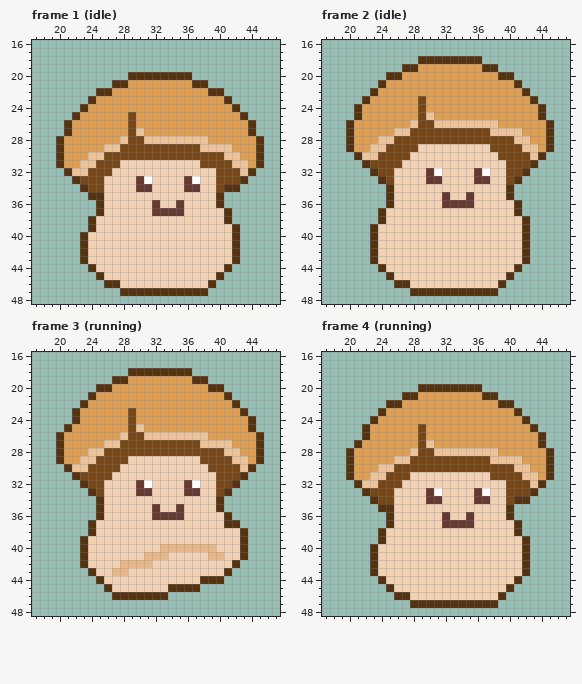
Pixel-art file: Assets/objects/player/.aseprite/mushroom.aseprite. The first picture shows the starting point.
64x64 pixels, 15 frames. Shown: frame 1 (idle): x 17..47, y 16..48; frame 2 (idle): x 17..47, y 16..48; frame 3 (running): x 17..47, y 16..48; frame 4 (running): x 17..47, y 16..48. The commit also changed other frames, which this record leaves out.
After the commit:
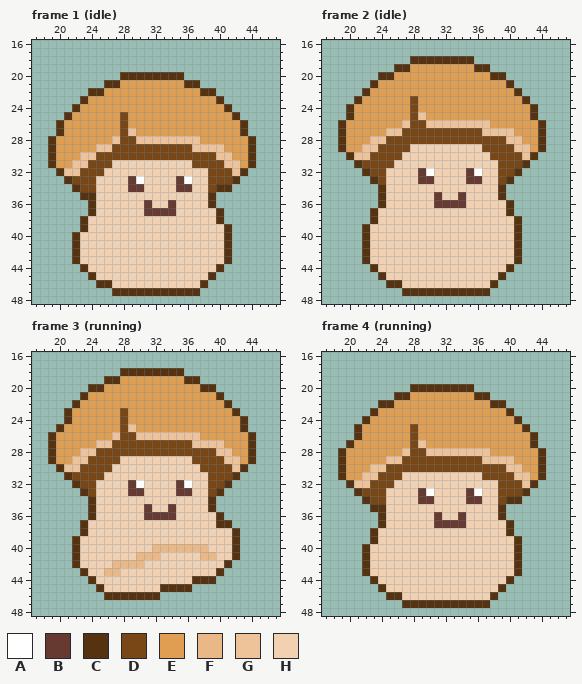
Palette (. is transparent): A #ffffff  B #663931  C #563310  D #794716  E #e09e52  F #e9b886  G #eec39a  H #f1d1b2
Change:
Frame 1 (idle):
y 20: x 28 . -> C; x 36 C -> .
y 21: x 26 . -> C; x 28 C -> E; x 36 E -> C; x 38 C -> .
y 22: x 24 . -> C; x 26 C -> E; x 38 E -> C; x 40 C -> .
y 23: x 23..24 .C -> CE; x 40..41 EC -> C.
y 24: x 22..23 .C -> CE; x 41..42 EC -> C.
y 25: x 21..22 .C -> CE; x 28..29 ED -> DE; x 42..43 EC -> C.
y 26: x 20..21 .C -> CE; x 28..29 ED -> DE; x 43..44 EC -> C.
y 27: x 20..21 .C -> CE; x 28..30 EDG -> DGE; x 43..44 EC -> C.
y 28: x 19..20 .C -> CE; x 27..28 EG -> GD; x 30 D -> G; x 38 G -> E; x 44..45 EC -> C.
y 29: x 19..20 .C -> CE; x 25 E -> G; x 27 G -> D; x 37 D -> G; x 41 G -> E; x 44..45 EC -> C.
y 30: x 19..20 .C -> CE; x 23 E -> G; x 25 G -> D; x 40 D -> G; x 42 G -> E; x 44..45 EC -> C.
y 31: x 19..20 .C -> CE; x 22 E -> G; x 24 G -> D; x 27 D -> H; x 37 H -> D; x 41 D -> G; x 43..45 GEC -> EC.
y 32: x 20..21 .C -> CG; x 23 G -> D; x 26 D -> H; x 39 H -> D; x 42..44 DGC -> GC.
y 33: x 21..22 .C -> CD; x 25 D -> H; x 29..31 HBA -> BAH; x 35..37 HBA -> BAH; x 39 H -> D; x 42..43 DC -> C.
y 34: x 22..23 .C -> CD; x 25 D -> H; x 29 H -> B; x 31 B -> H; x 35 H -> B; x 37 B -> H; x 39..40 HD -> DC; x 42 C -> .
y 35: x 23 . -> C; x 25 C -> H; x 39..40 HC -> C.
y 36: x 24..25 .C -> CH; x 31..32 HB -> BH; x 34..35 HB -> BH; x 39..40 HC -> C.
y 37: x 24..25 .C -> CH; x 31 H -> B; x 35 B -> H; x 40..41 HC -> C.
y 38: x 23..24 .C -> CH; x 40..41 HC -> C.
y 39: x 23..24 .C -> CH; x 41..42 HC -> C.
y 40..43: x 22..23 .C -> CH; x 41..42 HC -> C.
y 44: x 23..24 .C -> CH; x 40..41 HC -> C.
y 45: x 24..25 .C -> CH; x 39..40 HC -> C.
y 46: x 25 . -> C; x 27 C -> H; x 38..39 HC -> C.
y 47: x 27 . -> C; x 38 C -> .
Frame 2 (idle):
y 18: x 28 . -> C; x 36 C -> .
y 19: x 26 . -> C; x 28 C -> E; x 36 E -> C; x 38 C -> .
y 20: x 24 . -> C; x 26 C -> E; x 38 E -> C; x 40 C -> .
y 21: x 23..24 .C -> CE; x 40..41 EC -> C.
y 22: x 22..23 .C -> CE; x 41..42 EC -> C.
y 23: x 21..22 .C -> CE; x 28..29 ED -> DE; x 42..43 EC -> C.
y 24: x 20..21 .C -> CE; x 28..29 ED -> DE; x 43..44 EC -> C.
y 25: x 20..21 .C -> CE; x 28..30 EDG -> DGE; x 43..44 EC -> C.
y 26: x 19..20 .C -> CE; x 27..28 EG -> GD; x 30 D -> G; x 38 G -> E; x 44..45 EC -> C.
y 27: x 19..20 .C -> CE; x 25 E -> G; x 27 G -> D; x 37 D -> G; x 41 G -> E; x 44..45 EC -> C.
y 28: x 19..20 .C -> CE; x 23 E -> G; x 25 G -> D; x 40 D -> G; x 42 G -> E; x 44..45 EC -> C.
y 29: x 19..20 .C -> CE; x 22 E -> G; x 24 G -> D; x 28 D -> H; x 37 H -> D; x 41 D -> G; x 43..45 GEC -> EC.
y 30: x 20..21 .C -> CG; x 23 G -> D; x 27 D -> H; x 38 H -> D; x 42..44 DGC -> GC.
y 31: x 21..22 .C -> CD; x 26 D -> H; x 39 H -> D; x 42..43 DC -> C.
y 32: x 22..23 .C -> CD; x 25 D -> H; x 29..31 HBA -> BAH; x 35..37 HBA -> BAH; x 39 H -> D; x 41..42 DC -> C.
y 33: x 23..25 .CD -> CDH; x 29 H -> B; x 31 B -> H; x 35 H -> B; x 37 B -> H; x 39..41 HDC -> DC.
y 34: x 24..25 .C -> CH; x 39..40 HC -> C.
y 35: x 24..25 .C -> CH; x 31..32 HB -> BH; x 34..35 HB -> BH; x 39..40 HC -> C.
y 36: x 24..25 .C -> CH; x 31 H -> B; x 35 B -> H; x 40..41 HC -> C.
y 37: x 23..24 .C -> CH; x 40..41 HC -> C.
y 38: x 23..24 .C -> CH; x 41..42 HC -> C.
y 39..43: x 22..23 .C -> CH; x 41..42 HC -> C.
y 44: x 23..24 .C -> CH; x 40..41 HC -> C.
y 45: x 24..25 .C -> CH; x 39..40 HC -> C.
y 46: x 25 . -> C; x 27 C -> H; x 38..39 HC -> C.
y 47: x 27 . -> C; x 38 C -> .
Frame 3 (running):
y 18: x 28 . -> C; x 36 C -> .
y 19: x 26 . -> C; x 28 C -> E; x 36 E -> C; x 38 C -> .
y 20: x 24 . -> C; x 26 C -> E; x 38 E -> C; x 40 C -> .
y 21: x 23..24 .C -> CE; x 40..41 EC -> C.
y 22: x 22..23 .C -> CE; x 41..42 EC -> C.
y 23: x 21..22 .C -> CE; x 28..29 ED -> DE; x 42..43 EC -> C.
y 24: x 21..22 .C -> CE; x 28..29 ED -> DE; x 43..44 EC -> C.
y 25: x 20..21 .C -> CE; x 28..30 EDG -> DGE; x 43..44 EC -> C.
y 26: x 19..20 .C -> CE; x 27..28 EG -> GD; x 30 D -> G; x 38 G -> E; x 44..45 EC -> C.
y 27: x 19..20 .C -> CE; x 25 E -> G; x 27 G -> D; x 37 D -> G; x 41 G -> E; x 44..45 EC -> C.
y 28: x 19..20 .C -> CE; x 23 E -> G; x 25 G -> D; x 40 D -> G; x 42 G -> E; x 44..45 EC -> C.
y 29: x 19..20 .C -> CE; x 22 E -> G; x 24 G -> D; x 28 D -> H; x 37 H -> D; x 41 D -> G; x 43..45 GEC -> EC.
y 30: x 20..21 .C -> CG; x 23 G -> D; x 27 D -> H; x 38 H -> D; x 42..44 DGC -> GC.
y 31: x 21..22 .C -> CD; x 26 D -> H; x 39 H -> D; x 42..43 DC -> C.
y 32: x 22..23 .C -> CD; x 25 D -> H; x 29..31 HBA -> BAH; x 35..37 HBA -> BAH; x 39 H -> D; x 41..42 DC -> C.
y 33: x 23..25 .CD -> CDH; x 29 H -> B; x 31 B -> H; x 35 H -> B; x 37 B -> H; x 39..41 HDC -> DC.
y 34: x 24..25 .C -> CH; x 39..40 HC -> C.
y 35: x 24..25 .C -> CH; x 31..32 HB -> BH; x 34..35 HB -> BH; x 39..40 HC -> C.
y 36: x 24..25 .C -> CH; x 31 H -> B; x 35 B -> H; x 40..41 HC -> C.
y 37: x 23..24 .C -> CH; x 40 H -> C; x 42 C -> .
y 38: x 23..24 .C -> CH; x 42..43 HC -> C.
y 39: x 22..23 .C -> CH; x 42..43 HC -> C.
y 40: x 22..23 .C -> CH; x 32 H -> F; x 39 F -> H; x 42..43 HC -> C.
y 41: x 22..23 .C -> CH; x 30 H -> F; x 33 F -> H; x 38 H -> F; x 40 F -> H; x 42..43 HC -> C.
y 42: x 22..23 .C -> CH; x 27 H -> F; x 31 F -> H; x 41..42 HC -> C.
y 43: x 23..24 .C -> CH; x 26 H -> F; x 28 F -> H; x 40..41 HC -> C.
y 44: x 24..25 .C -> CH; x 37 H -> C; x 40 C -> .
y 45: x 25..26 .C -> CH; x 33 H -> C; x 37 C -> .
y 46: x 26 . -> C; x 33 C -> .
Frame 4 (running):
y 20: x 28 . -> C; x 36 C -> .
y 21: x 26 . -> C; x 28 C -> E; x 36 E -> C; x 38 C -> .
y 22: x 24 . -> C; x 26 C -> E; x 38 E -> C; x 40 C -> .
y 23: x 23..24 .C -> CE; x 40..41 EC -> C.
y 24: x 22..23 .C -> CE; x 41..42 EC -> C.
y 25: x 21..22 .C -> CE; x 28..29 ED -> DE; x 42..43 EC -> C.
y 26: x 21..22 .C -> CE; x 28..29 ED -> DE; x 43..44 EC -> C.
y 27: x 20..21 .C -> CE; x 28..30 EDG -> DGE; x 43..44 EC -> C.
y 28: x 19..20 .C -> CE; x 27..28 EG -> GD; x 30 D -> G; x 38 G -> E; x 44..45 EC -> C.
y 29: x 19..20 .C -> CE; x 25 E -> G; x 27 G -> D; x 37 D -> G; x 41 G -> E; x 44..45 EC -> C.
y 30: x 19..20 .C -> CE; x 23 E -> G; x 25 G -> D; x 40 D -> G; x 42 G -> E; x 44..45 EC -> C.
y 31: x 19..20 .C -> CE; x 22 E -> G; x 24 G -> D; x 27 D -> H; x 37 H -> D; x 41 D -> G; x 43..45 GEC -> EC.
y 32: x 20..21 .C -> CG; x 23 G -> D; x 26 D -> H; x 39 H -> D; x 42..44 DGC -> GC.
y 33: x 21..22 .C -> CD; x 25 D -> H; x 29..31 HBA -> BAH; x 35..37 HBA -> BAH; x 39 H -> D; x 42..43 DC -> C.
y 34: x 22..23 .C -> CD; x 25 D -> H; x 29 H -> B; x 31 B -> H; x 35 H -> B; x 37 B -> H; x 39..40 HD -> DC; x 42 C -> .
y 35: x 23 . -> C; x 25 C -> H; x 39..40 HC -> C.
y 36: x 24..25 .C -> CH; x 31..32 HB -> BH; x 34..35 HB -> BH; x 39..40 HC -> C.
y 37: x 24..25 .C -> CH; x 31 H -> B; x 35 B -> H; x 40..41 HC -> C.
y 38: x 23..24 .C -> CH; x 40..41 HC -> C.
y 39: x 23..24 .C -> CH; x 41..42 HC -> C.
y 40..43: x 22..23 .C -> CH; x 41..42 HC -> C.
y 44: x 23..24 .C -> CH; x 40..41 HC -> C.
y 45: x 24..25 .C -> CH; x 39..40 HC -> C.
y 46: x 25 . -> C; x 27 C -> H; x 38..39 HC -> C.
y 47: x 27 . -> C; x 38 C -> .
